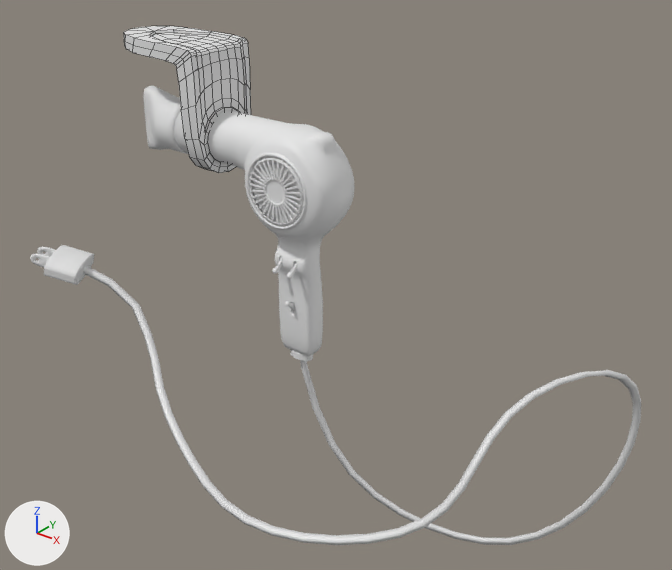
The Blender file Modellazione/Assets_Library/Room_Phon_Type_001.blend as it was, and as the next commit left it.
Both versions are drawn from a 50 mm camera at (77.6, -89.0, 68.0) aimed at (8.1, -2.1, 14.1). The axes (+X, +Y, +Z) are drawn at lower left. The lights are the same throughout. The older version comes first. Mesh edges are drawn as thin lines on the coarser meshes.

Before the edit, the objects in view are built like this:
```python
me_cylinder = bpy.data.meshes.new('Cylinder')
me_cylinder.from_pydata(...)  # 330 vertices, 330 faces; spans x -14.5..1.3, y -4.8..4.8, z -4.6..11.7
me_cylinder.polygons.foreach_set('use_smooth', [True] * 330)
me_cylinder.materials.append(mat_material)  # its picture is missing
me_roundcube = bpy.data.meshes.new('Roundcube')
me_roundcube.from_pydata(...)  # 9982 vertices, 9769 faces; spans x -31.8..50.8, y -33.1..38.5, z -16.1..32.4
me_roundcube.polygons.foreach_set('use_smooth', [True] * 9769)
ob_phon = bpy.data.objects.new('Phon', me_roundcube)
ob_phon.location = (0.0, 0.0, 0.0)
ob_phon.rotation_euler = (1.571, 0.0, 0.0)  # degrees (90, 0, 0)
ob_phon.scale = (0.9, 0.9, 0.9)
ob_porta_phon = bpy.data.objects.new('Porta Phon', me_cylinder)
ob_porta_phon.location = (-14.7, 0.0, 29.8)
ob_porta_phon.scale = (1.11, 1.11, 1.11)
```
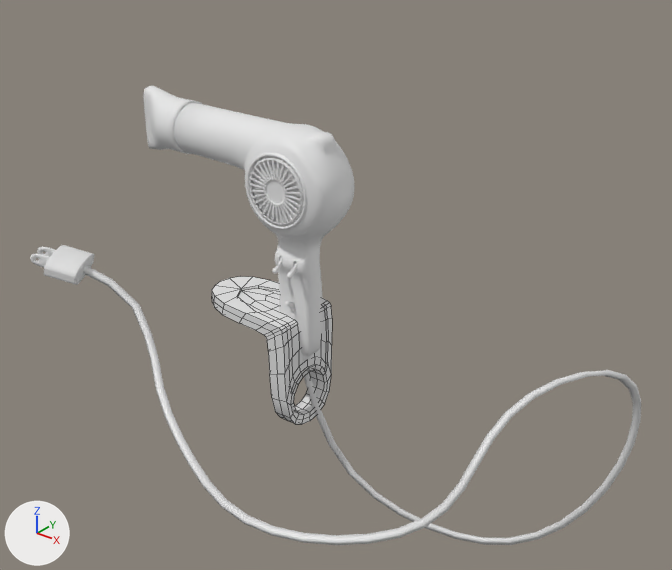
Commit message: Aggiunto Porta Phon

The change, as a list of edits to the scene's bpy script:
```text
Change ob_porta_phon:
    ob_porta_phon.location: (-14.7, 0.0, 29.8) -> (0.0, 0.0, -6.2)
```

What differs and where, as boxes [x1, y1, x2, y2] in the pictures (672 x 570 px):
'Porta Phon', moved: before [123, 26, 251, 173]; after [212, 276, 332, 424]
